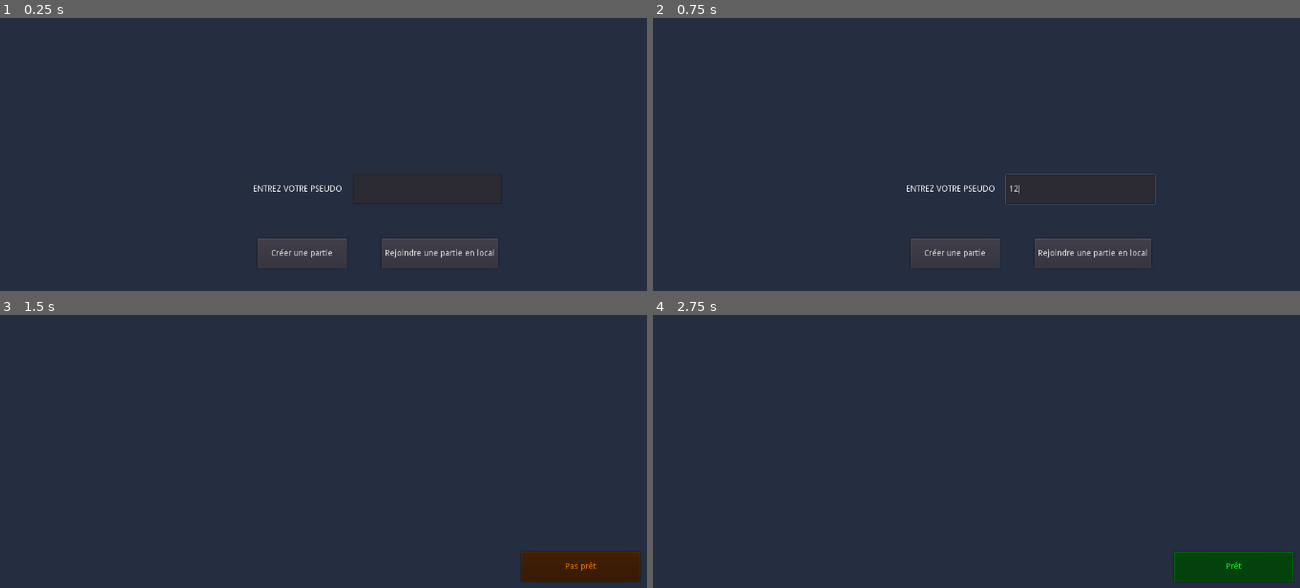
Above: before the commit, frames 1-4 (two rows, left to right).
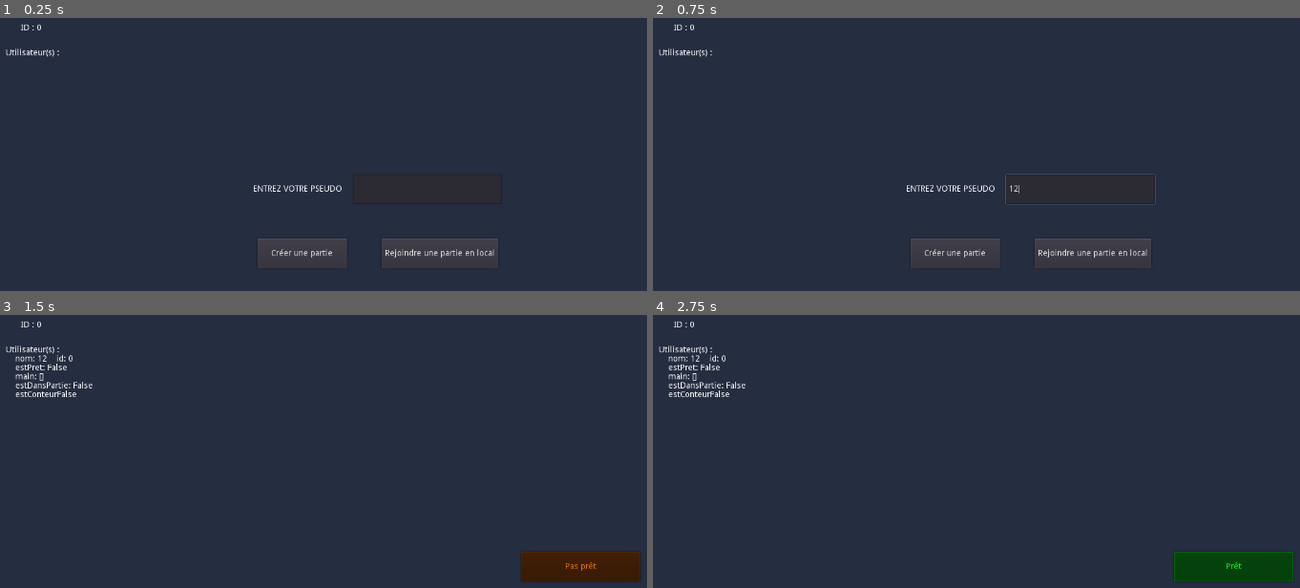
Above: after the commit, the same moments.

Repository: ArthurBajt/ARKED-Dixit-GODOT
Game: Godot game, scene res://Scenes/Menu/Menu.tscn
The game is run twice, just before and just after one commit, with the same random seed, the same clock (stepped at 60 frames per second) and the same inputs.
Inputs (mouse positions are in pixels of both pictures, inside the frame that each line leads up to):
- Up to frame 1 (0.25 s): no input
- Up to frame 2 (0.75 s): click (1080, 189) at 0.52 s; type "12" at 0.6 s
- Up to frame 3 (1.5 s): click "Créer une partie" at 1.25 s
- Up to frame 4 (2.75 s): click "Pas prêt" at 2 s

The runs differ from the first frame. In frame 1, 0.1% of the frame differs, in the area x 0-10%, y 2-15%; in frame 2, 0.1%; in frame 3, 0.6%, in the area x 0-15%, y 2-31%; in frame 4, 0.6%.

Commit message:
on voit le debug et ça bug pas

Diff:
--- a/Scenes/Debug/DebutNetwork.tscn
+++ b/Scenes/Debug/DebutNetwork.tscn
@@ -28,6 +28,7 @@
 margin_top = 71.0
 margin_right = 542.0
 margin_bottom = 662.0
+mouse_filter = 2
 __meta__ = {
 "_edit_use_anchors_": false
 }
--- a/Scripts/Globals.gd
+++ b/Scripts/Globals.gd
@@ -1,7 +1,7 @@
 extends Node
 
 
-var isDebug: bool = false setget setDebug
+var isDebug: bool = true setget setDebug
 
 
 func setDebug(value: bool):
